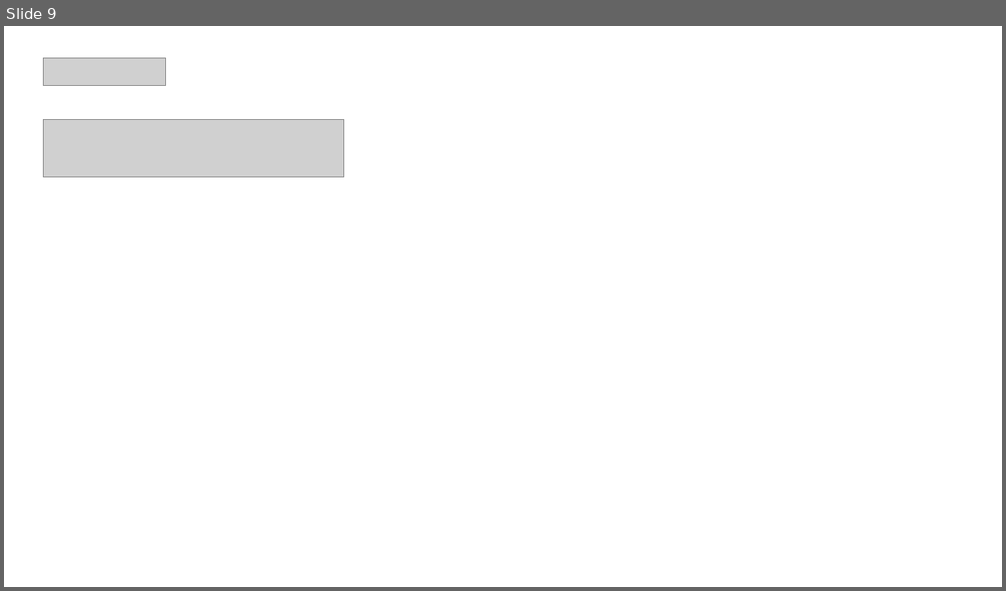
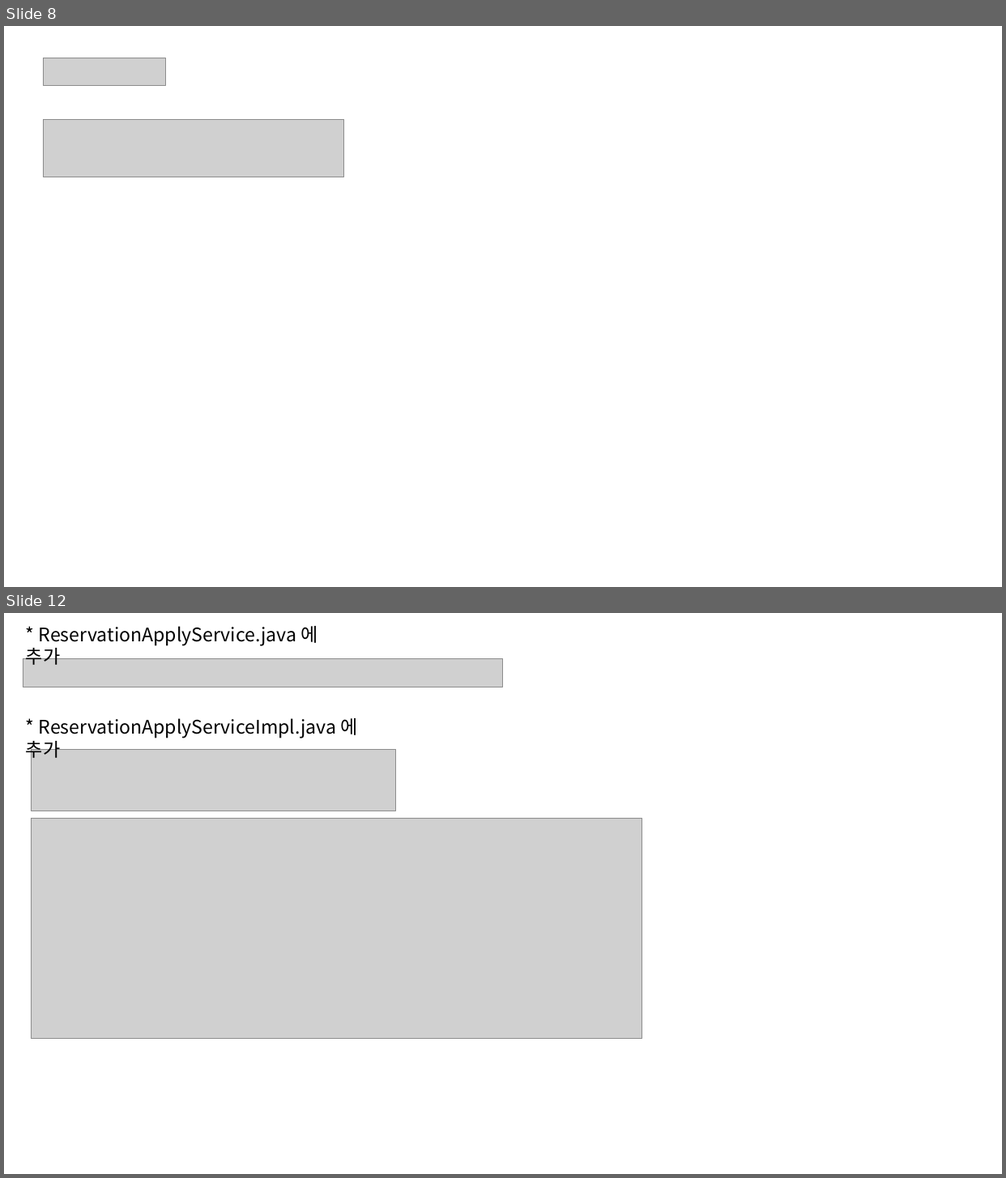
Before and after one commit to seongjinmoon/homepage2026, a slide deck: homepage2026/Document/2학기/9주차/9주차 수업자료.pptx. Shown one above the other, each under a label of ours: slide 9 before the commit, slides 8 and 12 after it; the slides between them are not shown. The pictures are 1006x591 and 1006x1178 pixels, drawn with LibreOffice and Linux fonts; fonts in the diff are those of the drawing; grey boxes stand for pictures. Boxes give left, top, right and bottom in pixels: in the first picture for what was removed or moved away, otherwise in the second. Text is boxed around its words. In the diff, an @@ line names an element or a change of style, - is before the commit and + after.

```diff
--- a/homepage2026/Document/2학기/9주차/9주차 수업자료.pptx
+++ b/homepage2026/Document/2학기/9주차/9주차 수업자료.pptx
@@ slide 12 added at bbox=[4, 613, 1002, 1174], background #FFFFFF @@
@@ text added at bbox=[26, 626, 318, 665], 18 pt, text #000000 @@
+* ReservationApplyService.java 에 추가
@@ picture added at bbox=[23, 658, 503, 687] @@
@@ text added at bbox=[26, 718, 358, 760], 18 pt, text #000000 @@
+* ReservationApplyServiceImpl.java 에 추가
@@ picture added at bbox=[31, 749, 396, 811] @@
@@ picture added at bbox=[31, 819, 641, 1039] @@
@@ what was slide 9 is now slide 8 @@
```
Also in this commit, not shown: 4 slides changed, 3 other slides added, 1 slide removed, 8 other files.
